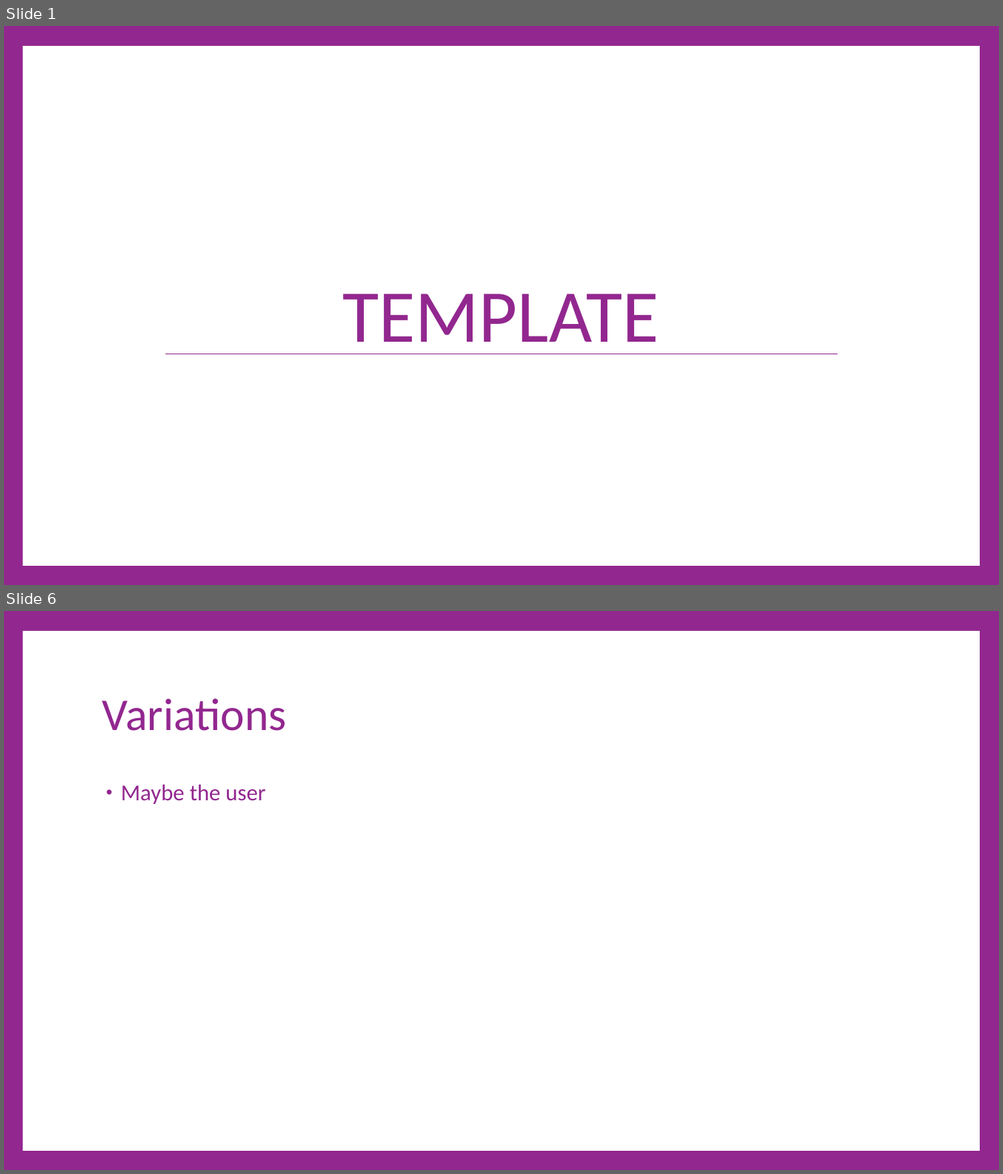
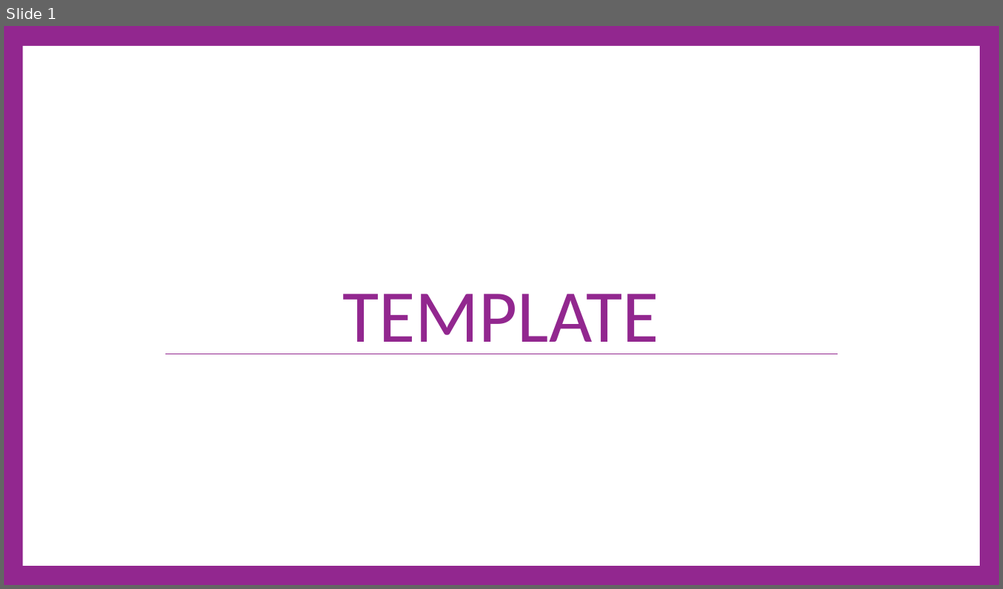
Before and after one commit to cdiggins/cs321, a slide deck: class-notes/wip/cs321-winter-2023-lecture-X.pptx. Shown one above the other, each under a label of ours: slides 1 and 6 before the commit, slide 1 after it; the slides between them are not shown. The pictures are 1003x1174 and 1003x589 pixels, drawn with LibreOffice and Linux fonts; fonts in the diff are those of the drawing. Boxes give left, top, right and bottom in pixels: in the first picture for what was removed or moved away, otherwise in the second. Text is boxed around its words. In the diff, an @@ line names an element or a change of style, - is before the commit and + after.

```diff
--- a/class-notes/wip/cs321-winter-2023-lecture-X.pptx
+++ b/class-notes/wip/cs321-winter-2023-lecture-X.pptx
@@ slide 6 removed at box(4, 611, 999, 1170), background #92278F; not listed: 1 template element that a slide beside it also shows @@
@@ title removed at box(102, 698, 287, 731) @@
-Variations
@@ text removed at box(121, 784, 265, 804) @@
-• Maybe the user
```
Also in this commit, not shown: 19 other slides removed, 5 other files.
